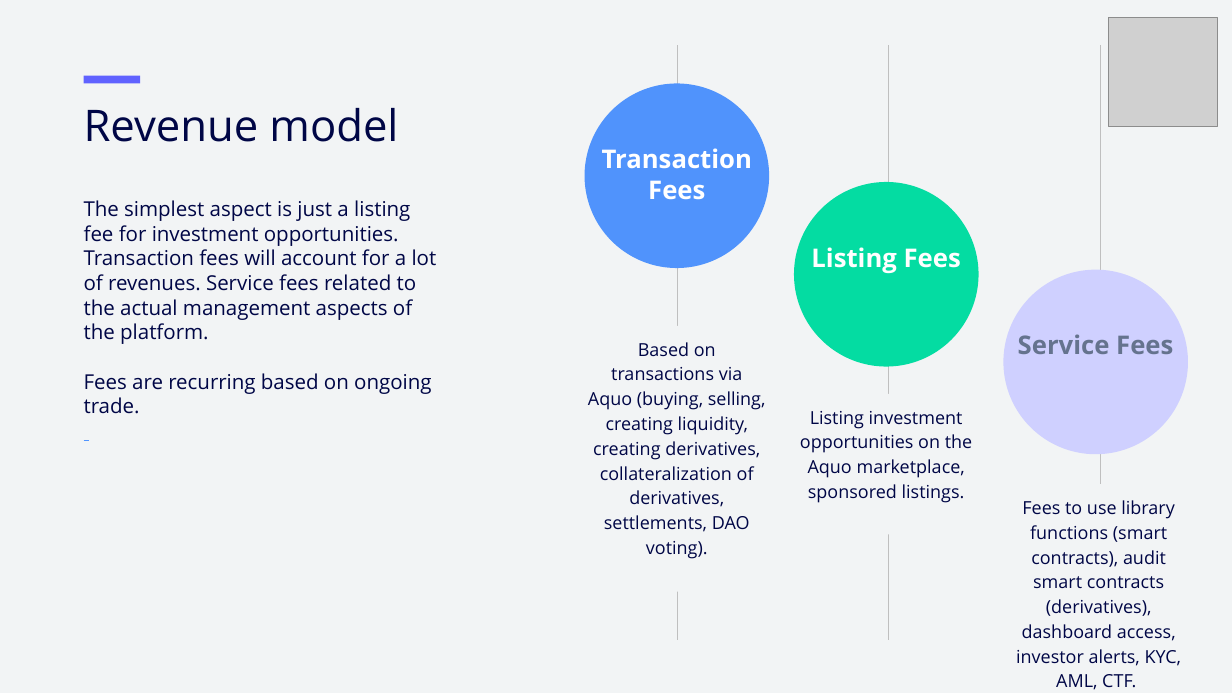
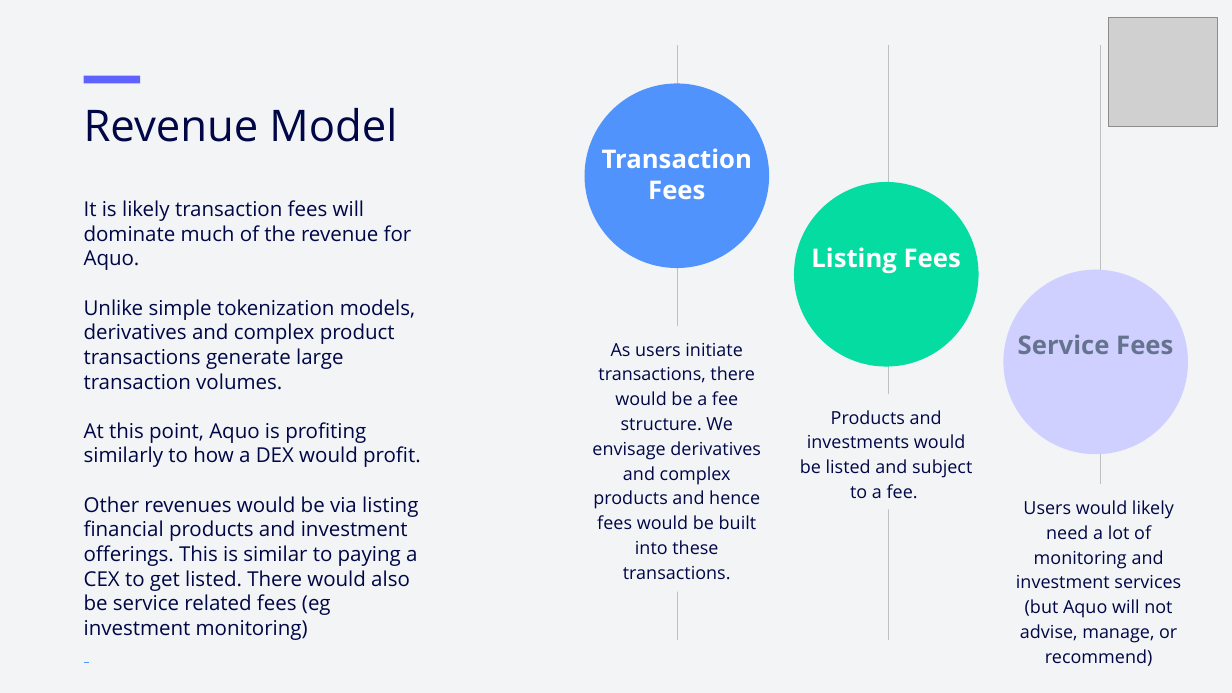
Before and after one commit to cryptotrader2023/aquo, a slide deck: slide 9 of public/aquopitchdeck.pptx. Drawn at 1232x693 pixels with LibreOffice and Linux fonts; fonts in the diff are those of the drawing; grey boxes stand for pictures. Boxes give left, top, right and bottom in pixels: in the first picture for what was removed or moved away, otherwise in the second. Text is boxed around its words. In the diff, an @@ line names an element or a change of style, - is before the commit and + after.

```diff
--- a/public/aquopitchdeck.pptx
+++ b/public/aquopitchdeck.pptx
@@ text at (84, 108, 397, 142): text changed @@
-Revenue model
+Revenue Model
@@ text removed at (84, 200, 437, 414) @@
-The simplest aspect is just a listing fee for investment opportunities. Transaction fees will account for a lot of revenues. Service fees related to the actual management aspects of the platform.
-Fees are recurring based on ongoing trade.
@@ text added at (84, 200, 421, 640), 16 pt, text #000646 @@
+It is likely transaction fees will dominate much of the revenue for Aquo.
+Unlike simple tokenization models, derivatives and complex product transactions generate large transaction volumes.
+At this point, Aquo is profiting similarly to how a DEX would profit.
+Other revenues would be via listing financial products and investment offerings. This is similar to paying a CEX to get listed. There would also be service related fees (eg investment monitoring)
@@ text at (592, 343, 761, 579): text changed @@
-Based on transactions via Aquo (buying, selling, creating liquidity, creating derivatives, collateralization of derivatives, settlements, DAO voting).
+As users initiate transactions, there would be a fee structure. We envisage derivatives and complex products and hence fees would be built into these transactions.
@@ text removed at (800, 411, 972, 503) @@
-Listing investment opportunities on the Aquo marketplace, sponsored listings.
@@ text added at (800, 410, 972, 498), 14 pt, text #000646 @@
+Products and investments would be listed and subject to a fee.
@@ text removed at (1016, 500, 1182, 690) @@
-Fees to use library functions (smart contracts), audit smart contracts (derivatives), dashboard access, investor alerts, KYC, AML, CTF.
@@ text added at (1016, 500, 1181, 666), 14 pt, text #000646 @@
+Users would likely need a lot of monitoring and investment services (but Aquo will not advise, manage, or recommend)
```
Also in this commit, not shown: 6 other slides changed, 5 slides added, 5 slides removed, 32 other files.
